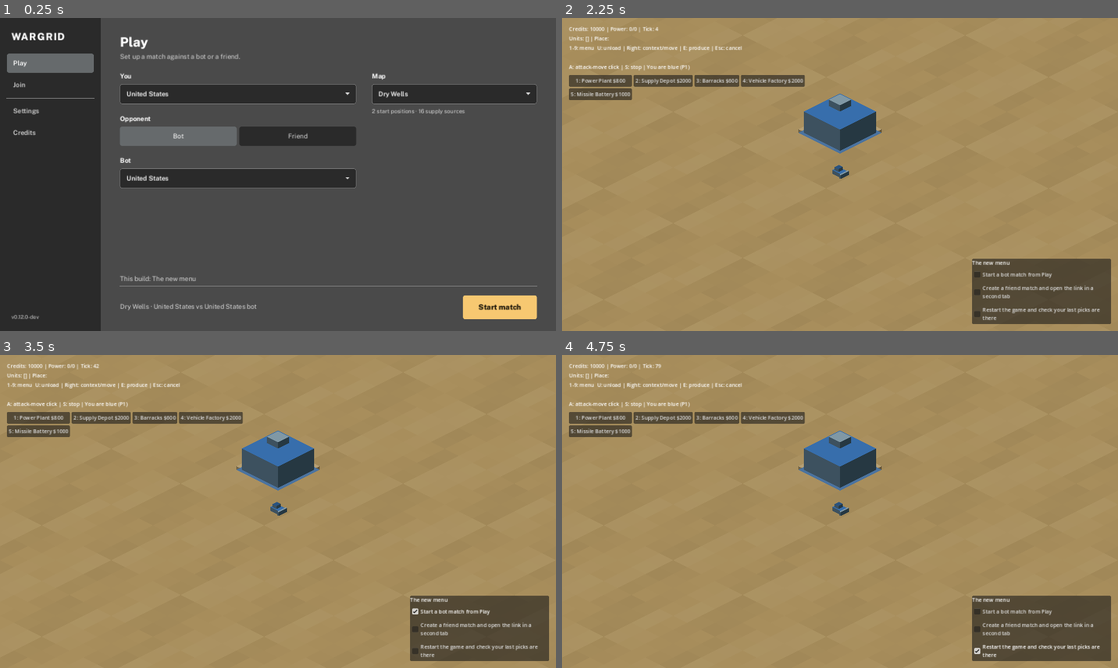
Above: before the commit, frames 1-4 (two rows, left to right).
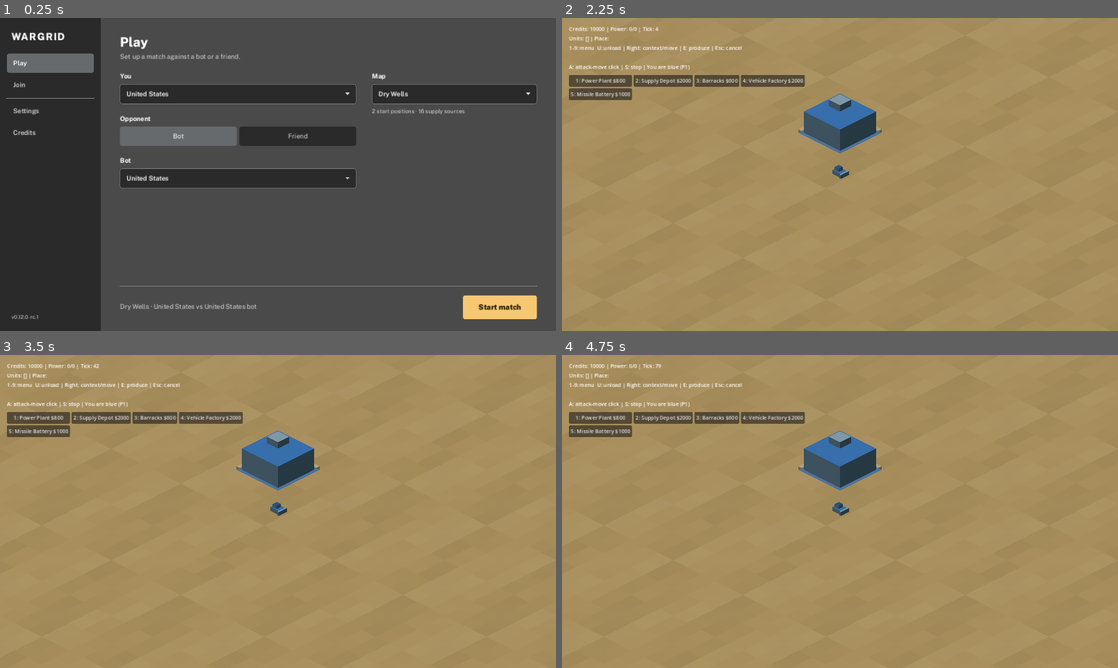
Above: after the commit, the same moments.

Repository: pdstuber/wargrid
Game: Godot game, scene res://scenes/launcher.tscn
The game is run twice, just before and just after one commit, with the same random seed, the same clock (stepped at 60 frames per second) and the same inputs. Sound files missing from this copy of the repository are replaced by a short silence.
Inputs (mouse positions are in pixels of both pictures, inside the frame that each line leads up to):
- Up to frame 1 (0.25 s): no input
- Up to frame 2 (2.25 s): click "Play" at 0.5 s; click "Play" at 1.25 s; click "Start match" at 2 s
- Up to frame 3 (3.5 s): click (478, 611) at 2.75 s, where only the run before the commit has a clickable "Start a bot match from Play"
- Up to frame 4 (4.75 s): click (1040, 611) at 3.5 s, where only the run before the commit has a clickable "Start a bot match from Play"; click (1040, 652) at 4.25 s, where only the run before the commit has a clickable "Restart the game and check yo…"

The runs differ from the first frame. In frame 1, 0.1% of the frame differs, in the area x 5-36%, y 82-97%; in frame 2, 5.2%, in the area x 73-99%, y 76-98%; in frame 3, 5.2%; in frame 4, 5.2%.

Commit message:
Release candidate 0.12.0-rc.1

Diff:
--- a/game/project.godot
+++ b/game/project.godot
@@ -2,7 +2,7 @@
 
 [application]
 config/name="Wargrid"
-config/version="0.12.0-dev"
+config/version="0.12.0-rc.1"
 config/icon="res://icon.png"
 boot_splash/image="res://icon.png"
 boot_splash/use_filter=false
